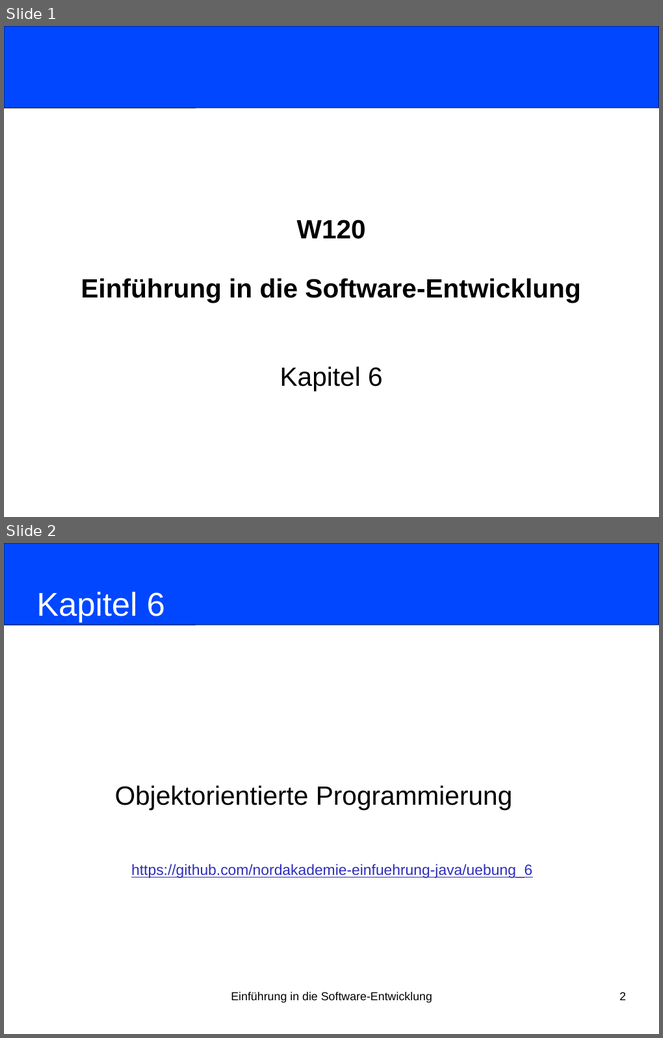
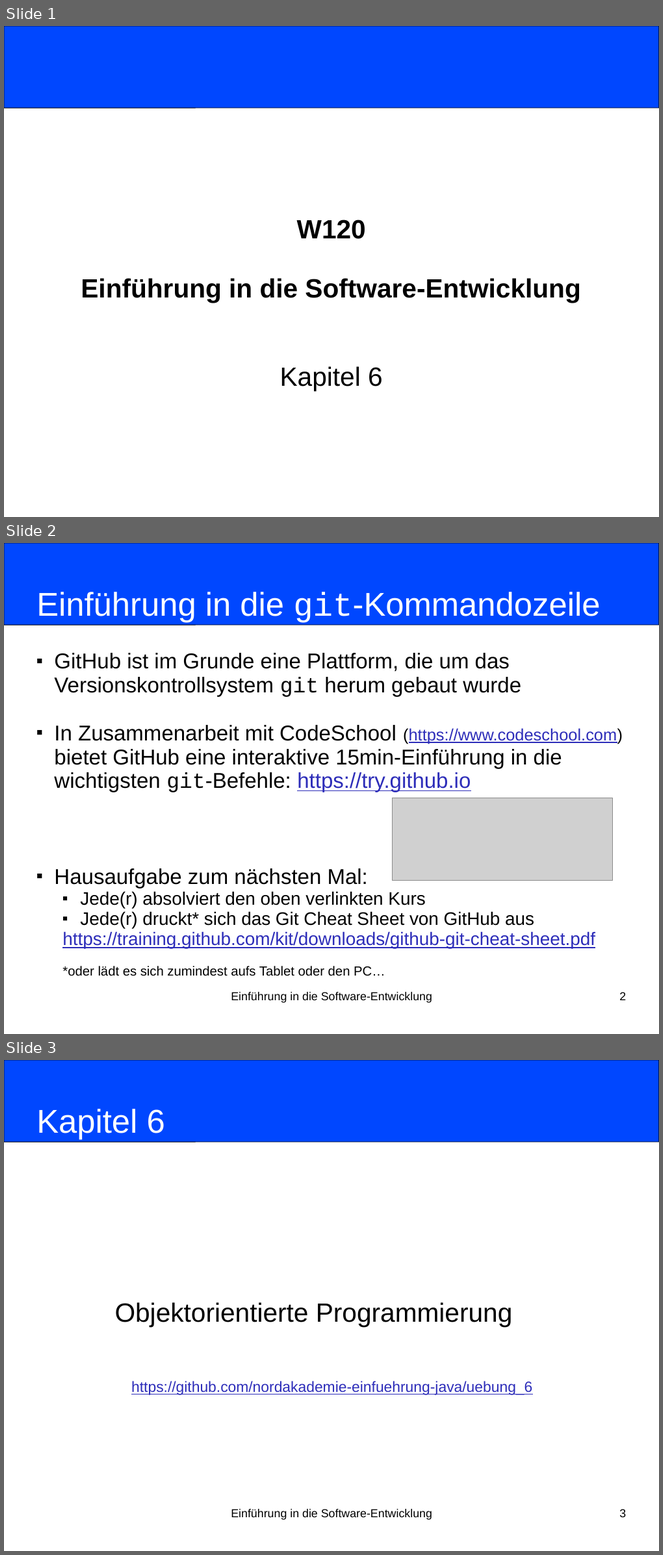
Before and after one commit to nordakademie-einfuehrung-java/vorlesungsskript, a slide deck: folien/Semester_03_Termin_07_Kapitel06.pptx. Shown one above the other, each under a label of ours: slides 1 and 2 before the commit, slides 1, 2 and 3 after it. The pictures are 663x1038 and 663x1555 pixels, drawn with LibreOffice and Linux fonts; fonts in the diff are those of the drawing; grey boxes stand for pictures. Boxes give left, top, right and bottom in pixels: in the first picture for what was removed or moved away, otherwise in the second. Text is boxed around its words. In the diff, an @@ line names an element or a change of style, - is before the commit and + after.

Commit message:
try git added

```diff
--- a/folien/Semester_03_Termin_07_Kapitel06.pptx
+++ b/folien/Semester_03_Termin_07_Kapitel06.pptx
@@ slide 2 added at (4, 543, 659, 1034), background #FFFFFF @@
@@ rounded rectangle added at (4, 543, 659, 625), fill #0047FF, outline #000000 0.75 pt @@
@@ title added at (36, 592, 600, 626), 40 pt, text #FFFFFF @@
+Einführung in die git-Kommandozeile
@@ subtitle added at (54, 653, 623, 977), 26 pt, text #000000 @@
+■ GitHub ist im Grunde eine Plattform, die um das Versionskontrollsystem git herum gebaut wurde
+■ In Zusammenarbeit mit CodeSchool (https://www.codeschool.com) bietet GitHub eine interaktive 15min-Einführung in die wichtigsten git-Befehle: https://try.github.io
+■ Hausaufgabe zum nächsten Mal:
+  ■ Jede(r) absolviert den oben verlinkten Kurs
+  ■ Jede(r) druckt* sich das Git Cheat Sheet von GitHub aus
+  https://training.github.com/kit/downloads/github-git-cheat-sheet.pdf
+  *oder lädt es sich zumindest aufs Tablet oder den PC…
@@ picture added at (393, 798, 613, 881) @@
@@ text added at (231, 992, 432, 1003), 14 pt, text #000000 @@
+Einführung in die Software-Entwicklung
@@ page number added at (620, 992, 626, 1001), 14 pt, text #000000 @@
+2
@@ what was slide 2 is now slide 3 @@
@@ page number at (620, 1509, 626, 1518): text changed @@
-2
+3
```
